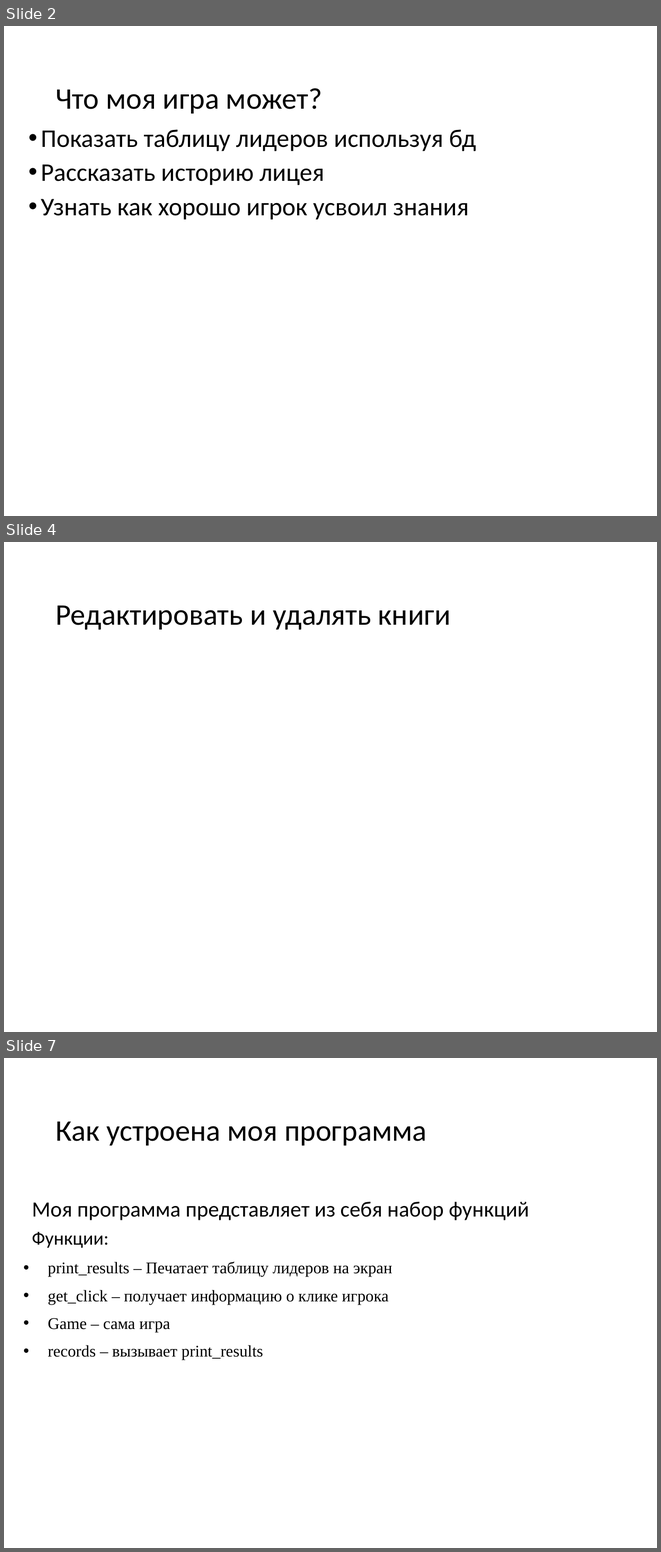
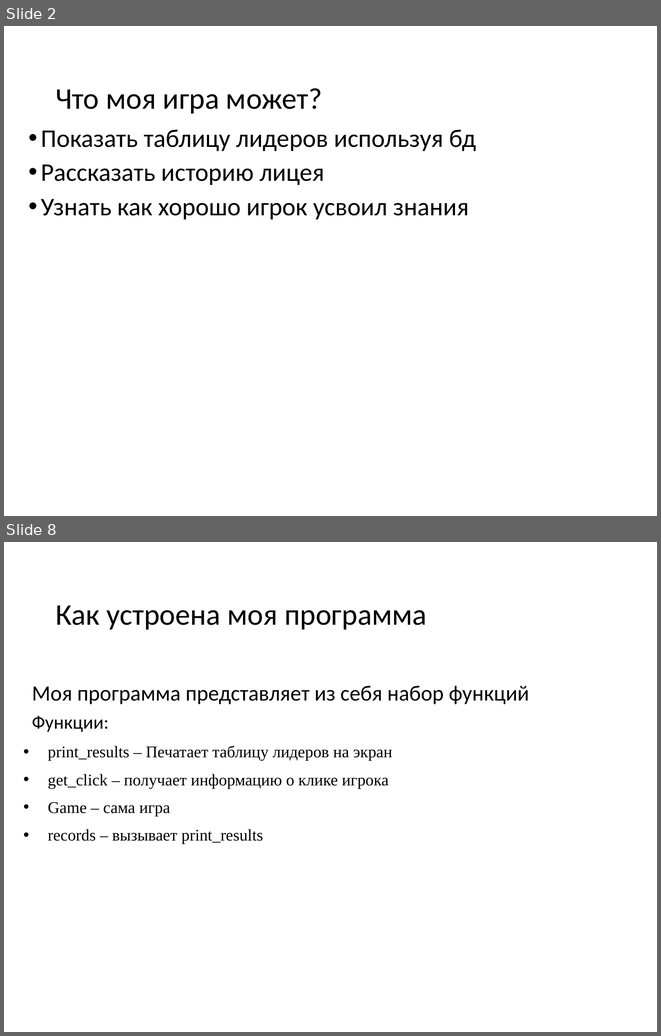
Before and after one commit to MegaPati/project, a slide deck: PresentationForProject.pptx. Shown one above the other, each under a label of ours: slides 2, 4 and 7 before the commit, slides 2 and 8 after it; the slides between them are not shown. The pictures are 661x1552 and 661x1036 pixels, drawn with LibreOffice and Linux fonts; fonts in the diff are those of the drawing. Boxes give left, top, right and bottom in pixels: in the first picture for what was removed or moved away, otherwise in the second. Text is boxed around its words. In the diff, an @@ line names an element or a change of style, - is before the commit and + after.

```diff
--- a/PresentationForProject.pptx
+++ b/PresentationForProject.pptx
@@ slide 4 removed at (4,542,657,1032), background #FFFFFF @@
@@ title removed at (55,605,451,630) @@
-Редактировать и удалять книги
@@ what was slide 7 is now slide 8 @@
```
Also in this commit, not shown: 2 slides changed, 4 slides added, 2 other slides removed, 16 other files.
